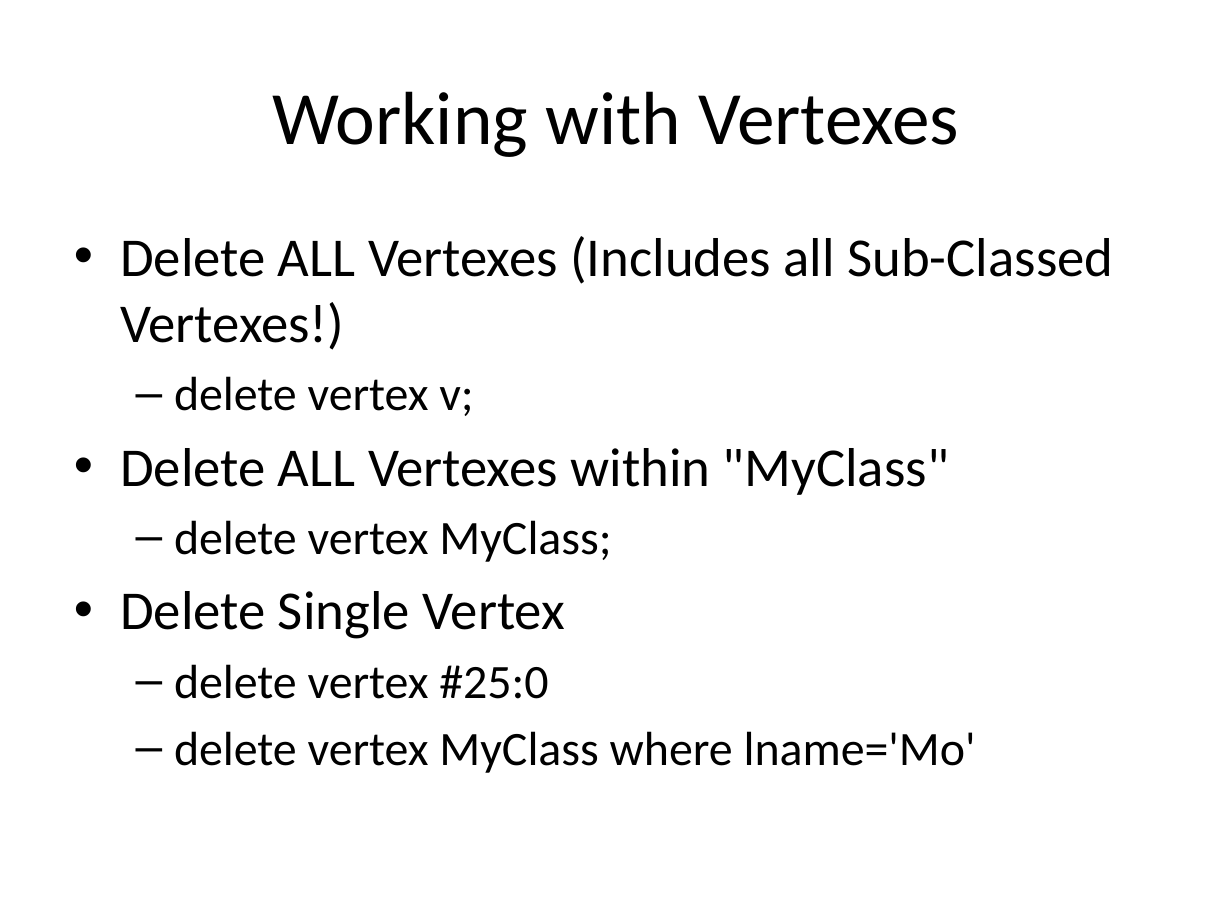
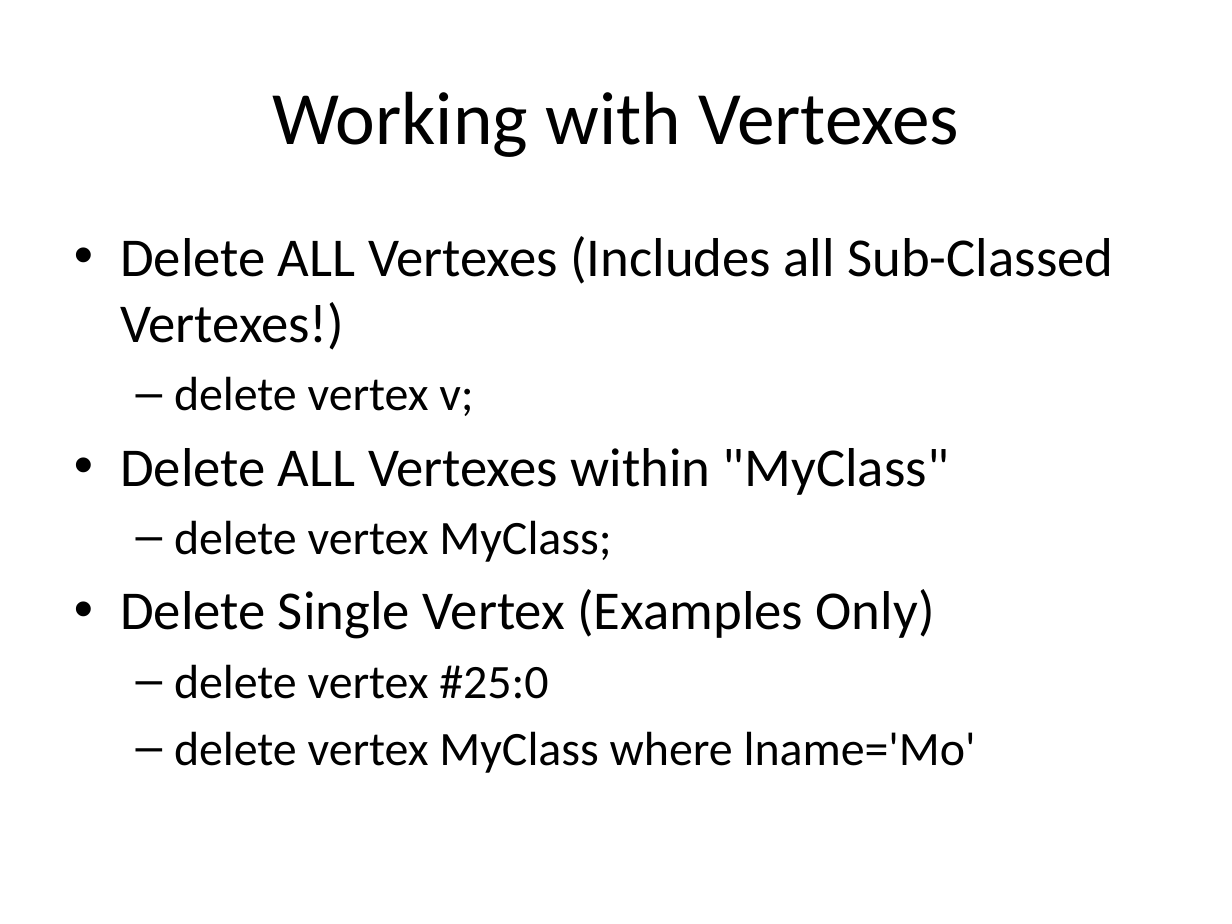
Before and after one commit to UUDeCART/NoSQL, a slide deck: slide 23 of OrientDB_Intro.pptx. Drawn at 1232x924 pixels with LibreOffice and Linux fonts; fonts in the diff are those of the drawing. Boxes give left, top, right and bottom in pixels: in the first picture for what was removed or moved away, otherwise in the second. Text is boxed around its words. In the diff, an @@ line names an element or a change of style, - is before the commit and + after.

```diff
--- a/OrientDB_Intro.pptx
+++ b/OrientDB_Intro.pptx
@@ text at (120, 589, 935, 639): text changed @@
-• Delete Single Vertex
+• Delete Single Vertex (Examples Only)
```
Also in this commit, not shown: 2 other slides changed, 2 other files.
